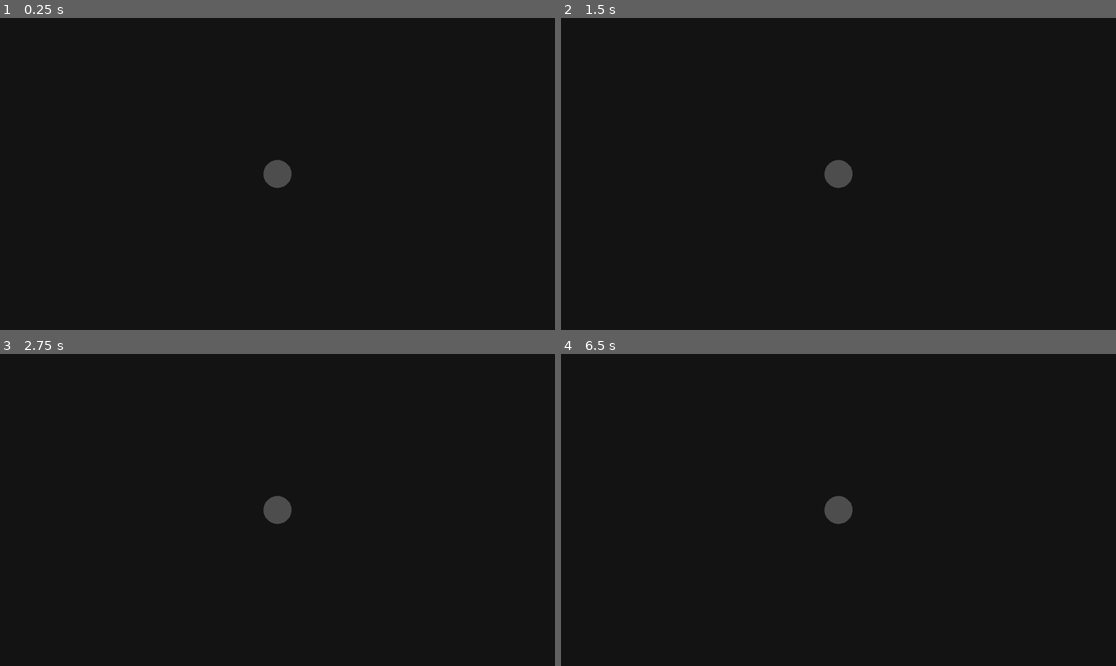
Above: before the commit, frames 1-4 (two rows, left to right).
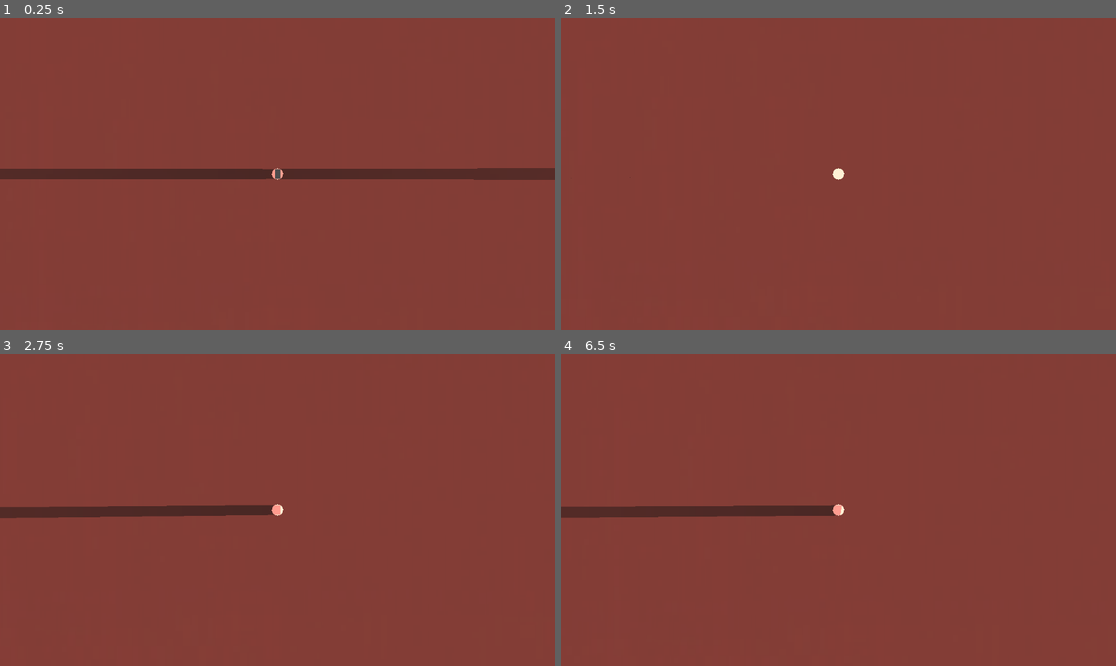
Above: after the commit, the same moments.

Repository: FOSS-Supremacy/celestis
Game: Godot game, scene res://scenes/single_player.tscn
Same seed, same stepped clock (60 frames per second), same inputs: the game is played once before the commit and once after it.
Inputs:
- Up to frame 1 (0.25 s): no input
- Up to frame 2 (1.5 s): tap Enter at 0.5 s; hold Right (player_right) 0.53-1.28 s; hold K (camera_down) 0.53-1.28 s; tap Space at 1.25 s; hold Down (player_down) from 1.28 s (still down); tap J (camera_left) at 1.35 s
- Up to frame 3 (2.75 s): tap Enter at 2 s; release Down (player_down) at 2.03 s; hold Right (player_right) from 2.03 s (still down); hold L (camera_right) from 2.03 s (still down)
- Up to frame 4 (6.5 s): tap Space at 2.75, 4.25 s; release Right (player_right) at 2.78 s; release L (camera_right) at 2.78 s; hold Up (player_up) 2.78-3.53 s; tap I (camera_up) at 2.85, 5.85 s; tap Enter at 3.5 s; hold K (camera_down) 3.53-4.28 s; hold Left (player_left) 3.53-5.03 s; tap J (camera_left) at 4.35 s; hold Down (player_down) 5.03-5.78 s; hold L (camera_right) 5.03-5.78 s; hold Right (player_right) from 5.78 s (still down)

The runs differ from the first frame. In frame 1, 100% of the frame differs, in the area x 0-100%, y 0-100%; in frame 2, 100%; in frame 3, 100%; in frame 4, 100%.

Commit message:
Add the asteroid and improve proportions

Diff:
--- a/project.godot
+++ b/project.godot
@@ -71,6 +71,11 @@
 "events": [Object(InputEventKey,"resource_local_to_scene":false,"resource_name":"","device":-1,"window_id":0,"alt_press …(192 unchanged characters)…
 ]
 }
+absorb={
+"deadzone": 0.5,
+"events": [Object(InputEventKey,"resource_local_to_scene":false,"resource_name":"","device":-1,"window_id":0,"alt_pressed":false,"shift_pressed":false,"ctrl_pressed":false,"meta_pressed":false,"pressed":false,"keycode":0,"physical_keycode":32,"key_label":0,"unicode":32,"location":0,"echo":false,"script":null)
+]
+}
 
 [physics]
 
--- a/scenes/asteroid.tscn
+++ b/scenes/asteroid.tscn
@@ -1,12 +1,20 @@
-[gd_scene load_steps=3 format=3 uid="uid://bm10q450drkq2"]
+[gd_scene load_steps=5 format=3 uid="uid://bm10q450drkq2"]
 
+[ext_resource type="PhysicsMaterial" uid="uid://bnrp0sskihyu7" path="res://tweaks/asteroid_physics_material.tres" id="1_yd6tp"]
 [ext_resource type="OccluderPolygon2D" uid="uid://0ecnuo1msnrn" path="res://assets/asteroid_light_occluder.tres" id="2_088s6"]
 [ext_resource type="Shape2D" uid="uid://du4lysgnbgttl" path="res://tweaks/asteroid_gravity.tres" id="3_r7s4s"]
 
+[sub_resource type="CapsuleShape2D" id="CapsuleShape2D_bywbb"]
+radius = 90.0
+height = 380.0
+
 [node name="asteroid" type="RigidBody2D"]
-scale = Vector2(0.3, 0.3)
+physics_material_override = ExtResource("1_yd6tp")
+can_sleep = false
+lock_rotation = true
 
 [node name="Node2D" type="Node2D" parent="."]
+scale = Vector2(0.03, 0.03)
 
 [node name="Polygon2D" type="Polygon2D" parent="Node2D"]
 color = Color(0.301961, 0.301961, 0.301961, 1)
@@ -20,7 +28,12 @@
 gravity_point = true
 gravity_point_center = Vector2(214, -70)
 gravity_direction = Vector2(214, -70)
-gravity = 5.0
+gravity = 1.0
 
 [node name="CollisionShape2D" type="CollisionShape2D" parent="Node2D/gravity"]
 shape = ExtResource("3_r7s4s")
+
+[node name="CollisionShape2D" type="CollisionShape2D" parent="."]
+rotation = 0.471239
+scale = Vector2(0.03, 0.03)
+shape = SubResource("CapsuleShape2D_bywbb")
--- a/scenes/single_player.tscn
+++ b/scenes/single_player.tscn
@@ -28,6 +28,7 @@
 lock_rotation = true
 
 [node name="Node2D" type="Node2D" parent="player"]
+scale = Vector2(0.4, 0.4)
 script = ExtResource("2_5j7pi")
 
 [node name="Camera2D" type="Camera2D" parent="player/Node2D"]
@@ -78,6 +79,7 @@
 shape = ExtResource("10_qvsm4")
 
 [node name="CollisionShape2D" type="CollisionShape2D" parent="player"]
+scale = Vector2(0.4, 0.4)
 shape = SubResource("CircleShape2D_uynbf")
 
 [node name="star1" parent="." instance=ExtResource("3_dumsi")]
--- a/scenes/star.tscn
+++ b/scenes/star.tscn
@@ -8,11 +8,12 @@
 [ext_resource type="Shape2D" uid="uid://c7lwe05sbtyms" path="res://tweaks/star_orbit6.tres" id="6_8avo6"]
 
 [sub_resource type="CircleShape2D" id="CircleShape2D_3ah4o"]
-radius = 3400.43
+radius = 1480.01
 
 [sub_resource type="SceneReplicationConfig" id="SceneReplicationConfig_ycmov"]
 
 [node name="star" type="Node2D"]
+scale = Vector2(5, 5)
 
 [node name="Polygon2D" type="Polygon2D" parent="."]
 scale = Vector2(0.766, 0.705)
--- a/scenes/stars/blue_star.tscn
+++ b/scenes/stars/blue_star.tscn
@@ -10,6 +10,7 @@
 [node name="blue_star" type="RigidBody2D"]
 physics_material_override = ExtResource("1_u17i7")
 can_sleep = false
+lock_rotation = true
 
 [node name="Polygon2D" type="Polygon2D" parent="."]
 scale = Vector2(0.766, 0.705)
--- a/scenes/stars/purple_star.tscn
+++ b/scenes/stars/purple_star.tscn
@@ -10,6 +10,7 @@
 [node name="purple_star" type="RigidBody2D"]
 physics_material_override = ExtResource("1_pwp5o")
 can_sleep = false
+lock_rotation = true
 
 [node name="Polygon2D" type="Polygon2D" parent="."]
 scale = Vector2(0.766, 0.705)
--- a/scenes/stars/red_star.tscn
+++ b/scenes/stars/red_star.tscn
@@ -10,6 +10,7 @@
 [node name="red_star" type="RigidBody2D"]
 physics_material_override = ExtResource("1_as0rv")
 can_sleep = false
+lock_rotation = true
 
 [node name="Polygon2D" type="Polygon2D" parent="."]
 scale = Vector2(0.766, 0.705)
--- a/scenes/stars/yellow_star.tscn
+++ b/scenes/stars/yellow_star.tscn
@@ -10,6 +10,7 @@
 [node name="yellow_star" type="RigidBody2D"]
 physics_material_override = ExtResource("1_5sg1s")
 can_sleep = false
+lock_rotation = true
 
 [node name="Polygon2D" type="Polygon2D" parent="."]
 scale = Vector2(0.766, 0.705)
--- a/scenes/test_gravity.tscn
+++ b/scenes/test_gravity.tscn
@@ -1,15 +1,18 @@
-[gd_scene load_steps=11 format=3 uid="uid://fg465ruu8nfy"]
+[gd_scene load_steps=15 format=3 uid="uid://fg465ruu8nfy"]
 
 [ext_resource type="PackedScene" uid="uid://bt6wk7l13xiyc" path="res://scenes/universe.tscn" id="1_38t8b"]
 [ext_resource type="Script" path="res://scripts/test_gravity.gd" id="1_541aq"]
 [ext_resource type="OccluderPolygon2D" uid="uid://dhxlba7wqg83g" path="res://assets/planet_light_occluder.tres" id="2_i0g6r"]
 [ext_resource type="Texture2D" uid="uid://6jnwyetfrmc1" path="res://assets/star.jpg" id="3_kgigj"]
+[ext_resource type="PhysicsMaterial" uid="uid://bnrp0sskihyu7" path="res://tweaks/asteroid_physics_material.tres" id="5_c32ra"]
+[ext_resource type="OccluderPolygon2D" uid="uid://0ecnuo1msnrn" path="res://assets/asteroid_light_occluder.tres" id="5_jcgk0"]
+[ext_resource type="Shape2D" uid="uid://du4lysgnbgttl" path="res://tweaks/asteroid_gravity.tres" id="6_8s86f"]
 
 [sub_resource type="PhysicsMaterial" id="PhysicsMaterial_dpg8j"]
 bounce = 0.2
 
 [sub_resource type="CircleShape2D" id="CircleShape2D_hv3tn"]
-radius = 1222.01
+radius = 1480.01
 
 [sub_resource type="CircleShape2D" id="CircleShape2D_lrkc8"]
 radius = 37.0135
@@ -23,6 +26,10 @@
 [sub_resource type="CircleShape2D" id="CircleShape2D_68xk2"]
 radius = 20.0
 
+[sub_resource type="CapsuleShape2D" id="CapsuleShape2D_bywbb"]
+radius = 90.0
+height = 380.0
+
 [node name="test_gravity" type="Node2D"]
 
 [node name="universe" parent="." instance=ExtResource("1_38t8b")]
@@ -31,10 +38,10 @@
 mass = 1000.0
 physics_material_override = SubResource("PhysicsMaterial_dpg8j")
 can_sleep = false
+lock_rotation = true
 
 [node name="star" type="Node2D" parent="star_test"]
-
-[node name="Camera2D" type="Camera2D" parent="star_test/star"]
+scale = Vector2(5, 5)
 
 [node name="Polygon2D" type="Polygon2D" parent="star_test/star"]
 scale = Vector2(0.766, 0.705)
@@ -55,16 +62,17 @@
 gravity_point = true
 gravity_point_center = Vector2(214, -70)
 gravity_direction = Vector2(214, -70)
-gravity = 50.0
+gravity = 15.0
 
 [node name="CollisionShape2D" type="CollisionShape2D" parent="star_test/star/gravity2"]
 shape = SubResource("CircleShape2D_hv3tn")
 
 [node name="CollisionShape2D" type="CollisionShape2D" parent="star_test"]
+scale = Vector2(5, 5)
 shape = SubResource("CircleShape2D_lrkc8")
 
 [node name="planet_test" type="RigidBody2D" parent="."]
-position = Vector2(-489, 0)
+position = Vector2(9231, 0)
 mass = 100.0
 physics_material_override = SubResource("PhysicsMaterial_cwpu8")
 can_sleep = false
@@ -72,6 +80,10 @@
 
 [node name="planet" type="Node2D" parent="planet_test"]
 script = ExtResource("1_541aq")
+
+[node name="Camera2D" type="Camera2D" parent="planet_test/planet"]
+scale = Vector2(2.5, 2.5)
+zoom = Vector2(2, 2)
 
 [node name="Polygon2D" type="Polygon2D" parent="planet_test/planet"]
 scale = Vector2(0.4, 0.4)
@@ -95,3 +107,32 @@
 
 [node name="CollisionShape2D" type="CollisionShape2D" parent="planet_test"]
 shape = SubResource("CircleShape2D_68xk2")
+
+[node name="asteroid" type="RigidBody2D" parent="."]
+position = Vector2(9231, 0)
+physics_material_override = ExtResource("5_c32ra")
+
+[node name="asteroid" type="Node2D" parent="asteroid"]
+scale = Vector2(0.03, 0.03)
+
+[node name="Polygon2D" type="Polygon2D" parent="asteroid/asteroid"]
+color = Color(0.301961, 0.301961, 0.301961, 1)
+polygon = PackedVector2Array(-76.6667, -56.6667, -103.333, 20, -123.333, 93.3333, -103.333, 146.667, -60, 156.667, 6.66667, 146.667, 53.3333, 83.3333, 80, 10, 103.333, -66.6667, 96.6667, -136.667, 63.3333, -186.667, 10, -173.333, -33.3333, -106.667)
+
+[node name="LightOccluder2D" type="LightOccluder2D" parent="asteroid/asteroid/Polygon2D"]
+occluder = ExtResource("5_jcgk0")
+
+[node name="gravity" type="Area2D" parent="asteroid/asteroid"]
+gravity_space_override = 1
+gravity_point = true
+gravity_point_center = Vector2(214, -70)
+gravity_direction = Vector2(214, -70)
+gravity = 1.0
+
+[node name="CollisionShape2D" type="CollisionShape2D" parent="asteroid/asteroid/gravity"]
+shape = ExtResource("6_8s86f")
+
+[node name="CollisionShape2D" type="CollisionShape2D" parent="asteroid"]
+rotation = 0.471239
+scale = Vector2(0.03, 0.03)
+shape = SubResource("CapsuleShape2D_bywbb")
--- /dev/null
+++ b/scenes/tests.tscn
@@ -0,0 +1,121 @@
+[gd_scene load_steps=17 format=3 uid="uid://bk0nyitl8ksom"]
+
+[ext_resource type="PackedScene" uid="uid://bt6wk7l13xiyc" path="res://scenes/universe.tscn" id="1_6px6t"]
+[ext_resource type="PhysicsMaterial" uid="uid://bi881x7u6ytn1" path="res://tweaks/planet_physics_material.tres" id="1_satht"]
+[ext_resource type="OccluderPolygon2D" uid="uid://dhxlba7wqg83g" path="res://assets/planet_light_occluder.tres" id="2_ftfol"]
+[ext_resource type="Shape2D" uid="uid://xhd3gcyxecfu" path="res://tweaks/planet_gravity.tres" id="3_i8thf"]
+[ext_resource type="Script" path="res://scripts/test_gravity.gd" id="3_nicav"]
+[ext_resource type="Shape2D" uid="uid://bgyte2541rg5t" path="res://tweaks/planet_orbit1.tres" id="4_lklgp"]
+[ext_resource type="Shape2D" uid="uid://ui8n1udb2jxm" path="res://tweaks/planet_orbit2.tres" id="5_10ra4"]
+[ext_resource type="Shape2D" uid="uid://wxu2g6v53xsk" path="res://tweaks/planet_orbit3.tres" id="6_fgxv1"]
+[ext_resource type="Shape2D" uid="uid://cq6h7pwgpirqb" path="res://tweaks/planet_orbit4.tres" id="7_8axe2"]
+[ext_resource type="Shape2D" uid="uid://dansy3sasce1o" path="res://tweaks/planet_orbit5.tres" id="8_ivp3s"]
+[ext_resource type="OccluderPolygon2D" uid="uid://0ecnuo1msnrn" path="res://assets/asteroid_light_occluder.tres" id="9_42d03"]
+[ext_resource type="PhysicsMaterial" uid="uid://bnrp0sskihyu7" path="res://tweaks/asteroid_physics_material.tres" id="9_mw08q"]
+[ext_resource type="Shape2D" uid="uid://du4lysgnbgttl" path="res://tweaks/asteroid_gravity.tres" id="10_ris42"]
+
+[sub_resource type="CircleShape2D" id="CircleShape2D_uynbf"]
+radius = 20.0
+
+[sub_resource type="SceneReplicationConfig" id="SceneReplicationConfig_h0k17"]
+
+[sub_resource type="CapsuleShape2D" id="CapsuleShape2D_bywbb"]
+radius = 90.0
+height = 380.0
+
+[node name="tests" type="Node2D"]
+
+[node name="universe" parent="." instance=ExtResource("1_6px6t")]
+
+[node name="planet" type="RigidBody2D" parent="."]
+physics_material_override = ExtResource("1_satht")
+can_sleep = false
+lock_rotation = true
+
+[node name="Node2D" type="Node2D" parent="planet"]
+script = ExtResource("3_nicav")
+
+[node name="Camera2D" type="Camera2D" parent="planet/Node2D"]
+scale = Vector2(1, 1)
+zoom = Vector2(2, 2)
+
+[node name="Polygon2D" type="Polygon2D" parent="planet/Node2D"]
+scale = Vector2(0.4, 0.4)
+color = Color(0.303233, 0.303233, 0.303233, 1)
+antialiased = true
+polygon = PackedVector2Array(-22.7006, -42.7119, -31.2134, -37.017, -39.7261, -28.4746, -43.9825, -21.3559, -46.8201, -12.8136, -48.2389, -4.27118, -48.2389, 7.11865, -45.4013, 18.5085, -39.7261, 28.4746, -32.6322, 35.5932, -22.7006, 42.7119, -11.3503, 46.9831, 0, 48.4068, 8.51276, 46.9831, 19.8631, 44.1356, 29.7946, 38.4407, 35.4698, 32.7458, 41.145, 25.6271, 43.8889, 20.1202, 46.8201, 12.8136, 48.2389, 4.27121, 48.2389, -8.54236, 45.4013, -17.0847, 42.5637, -24.2034, 31.2134, -37.017, 22.7007, -42.7119, 12.7692, -46.9831, -1.41876, -48.4068, -12.7691, -46.9831)
+
+[node name="LightOccluder2D" type="LightOccluder2D" parent="planet/Node2D/Polygon2D"]
+occluder = ExtResource("2_ftfol")
+
+[node name="gravity" type="Area2D" parent="planet/Node2D"]
+gravity_space_override = 1
+gravity_point = true
+gravity_point_center = Vector2(214, -70)
+gravity_direction = Vector2(214, -70)
+gravity = 5.0
+
+[node name="CollisionShape2D" type="CollisionShape2D" parent="planet/Node2D/gravity"]
+shape = ExtResource("3_i8thf")
+
+[node name="orbit1" type="Area2D" parent="planet/Node2D"]
+
+[node name="CollisionShape2D" type="CollisionShape2D" parent="planet/Node2D/orbit1"]
+shape = ExtResource("4_lklgp")
+
+[node name="orbit2" type="Area2D" parent="planet/Node2D"]
+
+[node name="CollisionShape2D" type="CollisionShape2D" parent="planet/Node2D/orbit2"]
+shape = ExtResource("5_10ra4")
+
+[node name="orbit3" type="Area2D" parent="planet/Node2D"]
+
+[node name="CollisionShape2D" type="CollisionShape2D" parent="planet/Node2D/orbit3"]
+shape = ExtResource("6_fgxv1")
+
+[node name="orbit4" type="Area2D" parent="planet/Node2D"]
+
+[node name="CollisionShape2D" type="CollisionShape2D" parent="planet/Node2D/orbit4"]
+shape = ExtResource("7_8axe2")
+
+[node name="orbit5" type="Area2D" parent="planet/Node2D"]
+
+[node name="CollisionShape2D" type="CollisionShape2D" parent="planet/Node2D/orbit5"]
+shape = ExtResource("8_ivp3s")
+
+[node name="CollisionShape2D" type="CollisionShape2D" parent="planet"]
+shape = SubResource("CircleShape2D_uynbf")
+
+[node name="MultiplayerSynchronizer" type="MultiplayerSynchronizer" parent="planet"]
+replication_config = SubResource("SceneReplicationConfig_h0k17")
+
+[node name="asteroid" type="RigidBody2D" parent="."]
+position = Vector2(170, 0)
+physics_material_override = ExtResource("9_mw08q")
+can_sleep = false
+lock_rotation = true
+
+[node name="Node2D" type="Node2D" parent="asteroid"]
+scale = Vector2(0.03, 0.03)
+
+[node name="Polygon2D" type="Polygon2D" parent="asteroid/Node2D"]
+color = Color(0.301961, 0.301961, 0.301961, 1)
+polygon = PackedVector2Array(-76.6667, -56.6667, -103.333, 20, -123.333, 93.3333, -103.333, 146.667, -60, 156.667, 6.66667, 146.667, 53.3333, 83.3333, 80, 10, 103.333, -66.6667, 96.6667, -136.667, 63.3333, -186.667, 10, -173.333, -33.3333, -106.667)
+
+[node name="LightOccluder2D" type="LightOccluder2D" parent="asteroid/Node2D/Polygon2D"]
+occluder = ExtResource("9_42d03")
+
+[node name="gravity" type="Area2D" parent="asteroid/Node2D"]
+gravity_space_override = 1
+gravity_point = true
+gravity_point_center = Vector2(214, -70)
+gravity_direction = Vector2(214, -70)
+gravity = 1.0
+
+[node name="CollisionShape2D" type="CollisionShape2D" parent="asteroid/Node2D/gravity"]
+shape = ExtResource("10_ris42")
+
+[node name="CollisionShape2D" type="CollisionShape2D" parent="asteroid"]
+rotation = 0.471239
+scale = Vector2(0.03, 0.03)
+shape = SubResource("CapsuleShape2D_bywbb")
--- /dev/null
+++ b/tweaks/asteroid_physics_material.tres
@@ -0,0 +1,4 @@
+[gd_resource type="PhysicsMaterial" format=3 uid="uid://bnrp0sskihyu7"]
+
+[resource]
+bounce = 0.2
